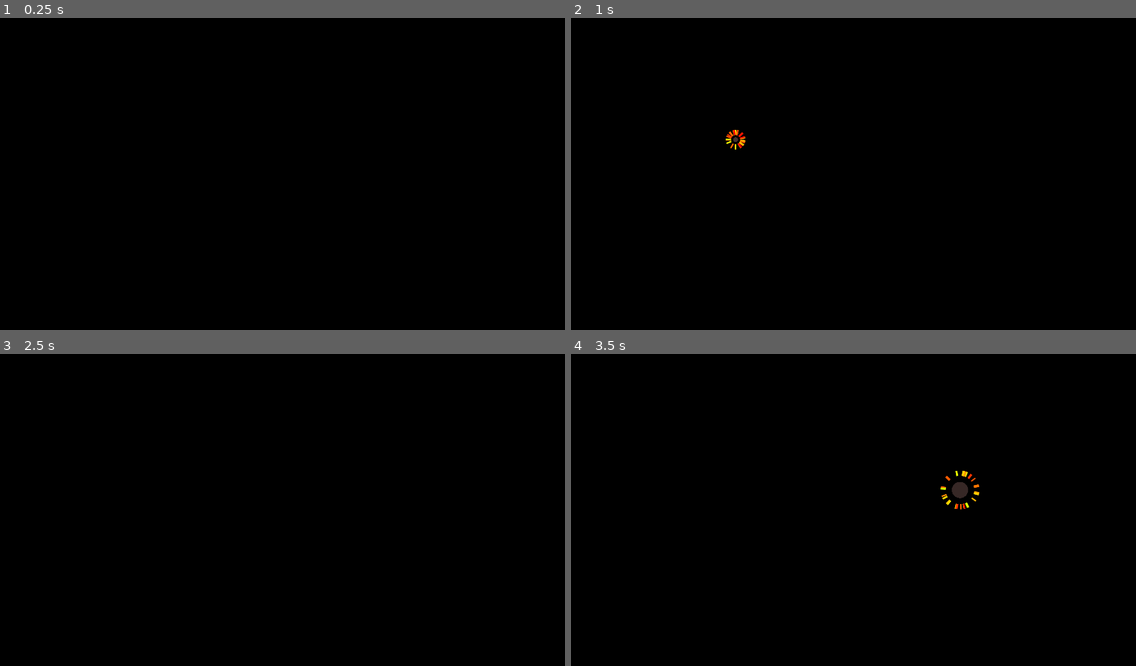
Above: before the commit, frames 1-4 (two rows, left to right).
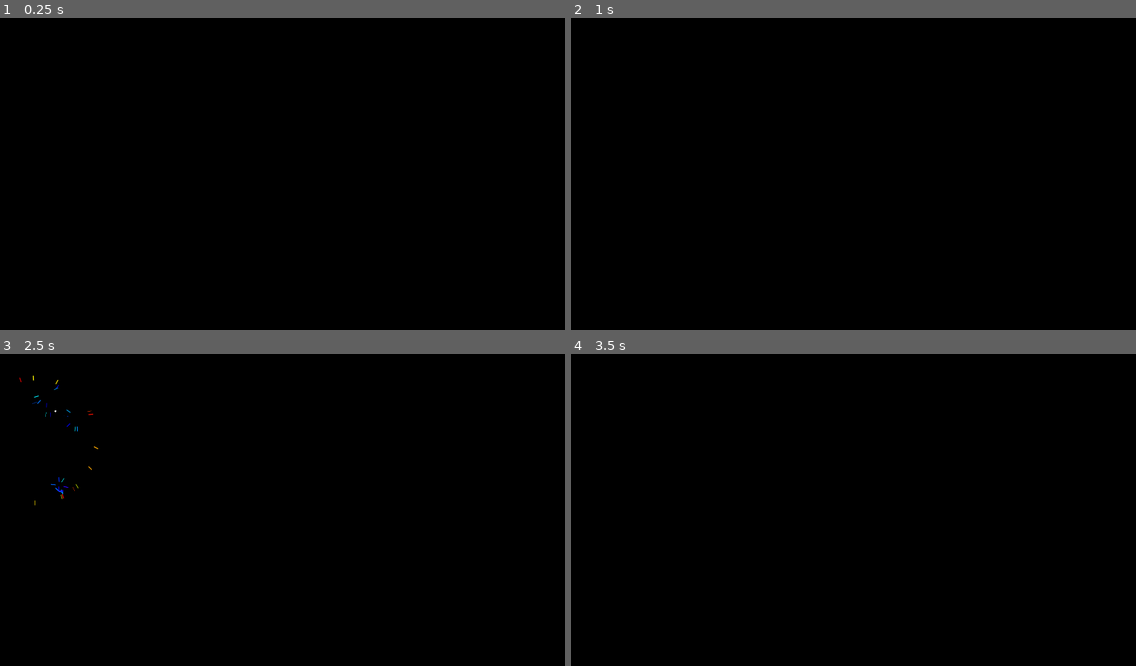
Above: after the commit, the same moments.

Repository: SomegitMissing/EmmaPaitings
Game: Godot game, scene res://canvas.tscn
The game is run twice, just before and just after one commit, with the same random seed, the same clock (stepped at 60 frames per second) and the same inputs. The project has no main scene, so this scene is started directly.
Inputs:
- Up to frame 1 (0.25 s): no input
- Up to frame 2 (1 s): tap Enter at 0.5 s
- Up to frame 3 (2.5 s): tap Space at 2 s
- Up to frame 4 (3.5 s): tap Enter at 2.75 s

Frame 1 is identical in both runs. In frame 2, 0.1% of the frame differs, in the area x 27-31%, y 35-43%; in frame 3, 0.1%; in frame 4, 0.3%, in the area x 65-73%, y 37-50%.

Commit message:
✨Better sound

Diff:
--- a/canvas.gd
+++ b/canvas.gd
@@ -42,7 +42,7 @@
 		viewport_size.y,
 	);
 
-	if randi_range(0, 70) == 0:
+	if randi_range(0, 60) == 0:
 		var traject := Trajectory.new();
 		traject.position = rand_pos;
 		traject.direction = deg_to_rad(270);
@@ -74,9 +74,9 @@
 			0:
 				particle.direction = deg_to_rad(270 + cos(Canvas.frame_count * 0.1) * 10);
 			1:
-				particle.steer(deg_to_rad(90), 0.01);
+				particle.steer(deg_to_rad(90), 3);
 			2:
-				particle.steer(deg_to_rad(90), 0.03);
+				particle.steer(deg_to_rad(90), 5);
 
 
 	# fill(Color.from_rgba8(0, 0, 0, 5));
--- a/trajectory.gd
+++ b/trajectory.gd
@@ -3,7 +3,7 @@
 
 var delta_pos: Vector2;
 var direction: float = 0;
-var step_magnitude: float = 1080-100;
+const step_magnitude: float = 1080 - 200;
 var line_color: Color = Color.WHITE;
 var generation: int = 0;
 var near: float = 1;
@@ -47,10 +47,8 @@
 
 	if sound != null:
 		sound.pitch_scale = lerp(sound.pitch_scale, 0.00001, Canvas.delta * 0.5);
-		#sound.volume_db = timer.time_left;
 
 	if timer.time_left <= 0:
-		var explo := ExplosionPlayer.new();
 
 		if generation == 0:
 			var onda := Onda.new();
@@ -58,15 +56,19 @@
 			onda.max_radius = 100.0 * near;
 			parent.add_child(onda);
 
+			var explo := ExplosionPlayer.new();
 			explo.stream = Canvas.exp_audio;
 			explo.pitch_scale = randf_range(0.75, 1);
-		else:
+			parent.add_child(explo);
+			explo.play();
+
+		elif randi() % 2 == 0:
+			var explo := ExplosionPlayer.new();
 			explo.stream = Canvas.exp_mini_audio;
 			explo.volume_db = -15;
 			explo.pitch_scale = randf_range(0.75, 1.5);
-
-		parent.add_child(explo);
-		explo.play();
+			parent.add_child(explo);
+			explo.play();
 
 		queue_free();
 
@@ -111,6 +113,6 @@
 
 func steer(angle: float, steering_magnitude: float):
 	direction = atan2(
-		lerp(sin(direction), sin(angle),steering_magnitude),
-		lerp(cos(direction), cos(angle),steering_magnitude)
+		lerp(sin(direction), sin(angle), steering_magnitude * Canvas.delta),
+		lerp(cos(direction), cos(angle), steering_magnitude * Canvas.delta)
 	);
